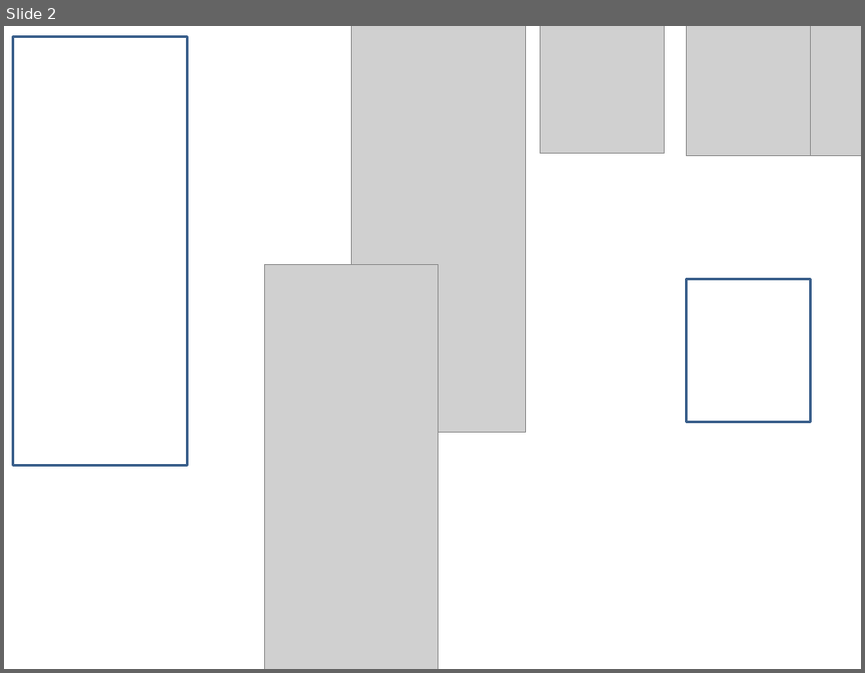
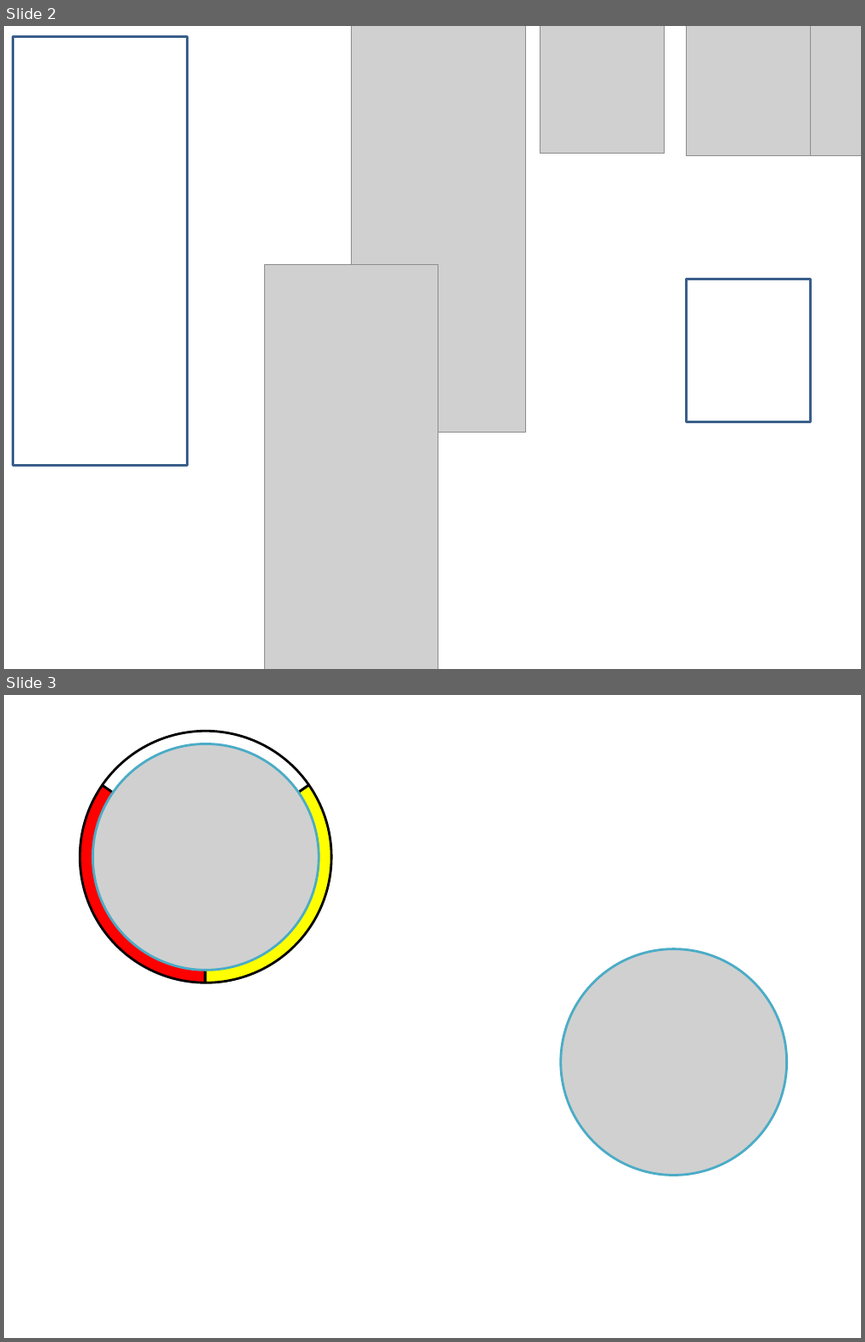
Before and after one commit to AhriHaran/Unity, a slide deck: 프레젠테이션1.pptx. Shown one above the other, each under a label of ours: slide 2 before the commit, slides 2 and 3 after it. The pictures are 865x673 and 865x1342 pixels, drawn with LibreOffice and Linux fonts; fonts in the diff are those of the drawing; grey boxes stand for pictures; background and template pictures are left out. Boxes give left, top, right and bottom in pixels: in the first picture for what was removed or moved away, otherwise in the second. Text is boxed around its words. In the diff, an @@ line names an element or a change of style, - is before the commit and + after.

```diff
--- a/프레젠테이션1.pptx
+++ b/프레젠테이션1.pptx
@@ slide 3 added at (x1=4, y1=695, x2=861, y2=1338), background #FFFFFF @@
@@ pie slice (boxed as its full ellipse) added at (x1=80, y1=731, x2=332, y2=983), fill #FF0000, outline #000000 2 pt @@
@@ pie slice (boxed as its full ellipse) added at (x1=80, y1=731, x2=332, y2=983), fill #FFFF00, outline #000000 2 pt @@
@@ pie slice (boxed as its full ellipse) added at (x1=80, y1=731, x2=332, y2=983), fill #FFFFFF, outline #000000 2 pt @@
@@ picture added at (x1=93, y1=743, x2=319, y2=970) @@
@@ picture added at (x1=561, y1=948, x2=787, y2=1174) @@
```
Also in this commit, not shown: 1 slide removed, 23 other files.
